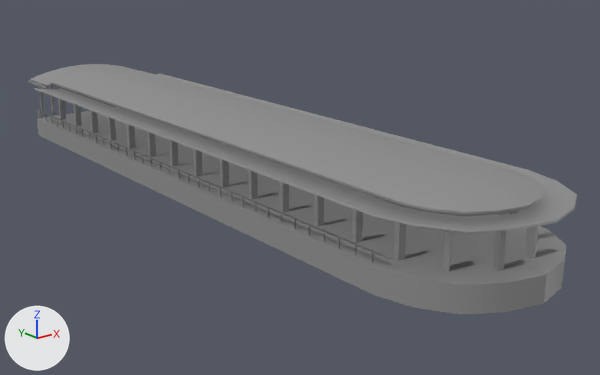
The glTF model pier2.glb as it was, and as the next commit left it.
One viewpoint serves both versions: a 50 mm lens placed at (3.22, -12.78, 2.61), pointed at (8.98, -5.58, -0.27). The lights are fixed; the arrows at lower left show +X, +Y and +Z. Where no turn or scale is listed for an object, it has been applied to the vertices. Vertices at the same position are counted once.

The older version as bpy lines, for what is in view:
```python
me_cube_001 = bpy.data.meshes.new('Cube.001')
me_cube_001.from_pydata(...)  # 16 vertices, 16 faces; spans x -0.045..1.139, y -0.042..0.042, z 0.0..0.363
me_cube_001.materials.append(mat_material_001)  # grey #8e8e8e
me_cube_002 = bpy.data.meshes.new('Cube.002')
me_cube_002.from_pydata(...)  # 16 vertices, 16 faces; spans x -0.035..0.453, y -0.044..0.044, z 0.0..0.363
me_cube_002.materials.append(mat_material_001)  # grey #8e8e8e
me_cube_033 = bpy.data.meshes.new('Cube.033')
me_cube_033.from_pydata(...)  # 622 vertices, 1060 faces; spans x -1.0..1.0, y -8.65..-0.13, z -0.25..0.62
me_cube_033.materials.append(mat_material_001)  # grey #8e8e8e
me_cube_034 = bpy.data.meshes.new('Cube.034')
me_cube_034.from_pydata(...)  # 224 vertices, 224 faces; spans x -0.04..1.39, y -6.76..0.02, z 0.0..0.36
me_cube_034.materials.append(mat_material_001)  # grey #8e8e8e
me_plane_019 = bpy.data.meshes.new('Plane.019')
me_plane_019.from_pydata(...)  # 1408 vertices, 2100 faces; spans x -0.01..1.82, y -7.11..0.0, z 0.0..0.11
me_plane_019.materials.append(mat_railmetal)  # grey #919191
ob_cube_001 = bpy.data.objects.new('Cube.001', me_cube_034)
ob_cube_001.location = (7.859, -1.567, -0.005)
ob_cube_002 = bpy.data.objects.new('Cube.002', me_cube_001)
ob_cube_002.location = (7.989, -8.697, -0.005)
ob_cube_003 = bpy.data.objects.new('Cube.003', me_cube_002)
ob_cube_003.location = (8.327, -8.942, -0.005)
ob_pier2 = bpy.data.objects.new('pier2', me_cube_033)
ob_pier2.location = (8.535, -0.645, -0.005)
ob_railing_004 = bpy.data.objects.new('railing.004', me_plane_019)
ob_railing_004.location = (7.627, -1.314, -0.005)
```
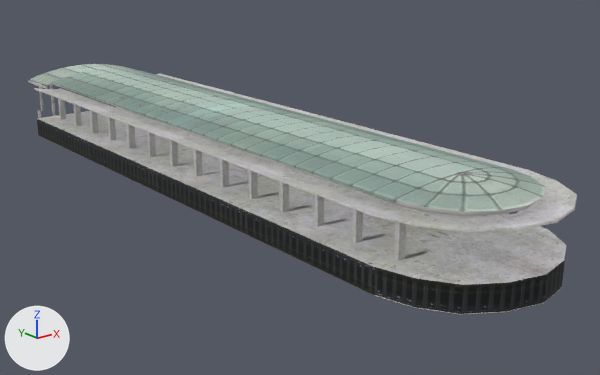
Patch to the scene script:
```diff
--- a/pier2.glb.py
+++ b/pier2.glb.py
@@ img_dock @@
+img_dock = load_image('dock', '_unpacked/dock', 1024, 1024, 'sRGB')
@@ mat_dock @@
+mat_dock = principled_material('dock')
+mat_dock.texture = img_dock
+mat_dock.roughness = 1.0
@@ me_cube_033 @@
 # used by ob_pier2; location = (8.535, -0.645, -0.005)
-me_cube_033.from_pydata(...)  # 622 vertices, 1060 faces; spans x -1.0..1.0, y -8.65..-0.13, z -0.25..0.62
+me_cube_033.from_pydata(...)  # 637 vertices, 1056 faces; spans x -1.0..1.0, y -8.65..-0.13, z -0.25..0.62
+# me_cube_033 part 1
+# 36 faces are deleted
+# 5 new vertices lie (0.0, 1.75, 0.0) away from vertices in x -0.95..0.95, y -7.65, z -0.25..0.0
+# 5 new vertices lie (0.0, 1.75, 0.0) away from vertices in x -0.95..0.95, y -5.9, z -0.25..0.0
+# 5 new vertices lie (0.0, -1.75, 0.0) away from vertices in x -0.95..0.95, y -0.65, z -0.25..0.0
+# 32 new faces join them
+# me_cube_033 part 2: 1024 faces spanning x -1.0..1.0, y -8.65..-0.13, z -0.25..0.62 switch from mat_material_001 (grey #8e8e8e) to mat_dock (picture img_dock)
@@ ob_cube_002 @@
-ob_cube_002 = bpy.data.objects.new('Cube.002', me_cube_001)
-ob_cube_002.location = (7.989, -8.697, -0.005)
@@ ob_cube_003 @@
-ob_cube_003 = bpy.data.objects.new('Cube.003', me_cube_002)
-ob_cube_003.location = (8.327, -8.942, -0.005)
@@ ob_railing_004 @@
-ob_railing_004 = bpy.data.objects.new('railing.004', me_plane_019)
-ob_railing_004.location = (7.627, -1.314, -0.005)
```

Boxes (x1, y1, x2, y2) around the edits, measured in the pictures (600 x 375 px; the box of a moved part takes in the faces that stretch with it):
'railing.004', deleted
    before: (39, 111, 517, 264)
'Cube.003', deleted
    before: (493, 226, 539, 271)
'Cube.002', deleted
    before: (443, 228, 527, 272)
part 1 of me_cube_033, moved or reshaped
    both: (37, 107, 499, 295)
part 2 of me_cube_033, recoloured
    both: (28, 64, 577, 315)
